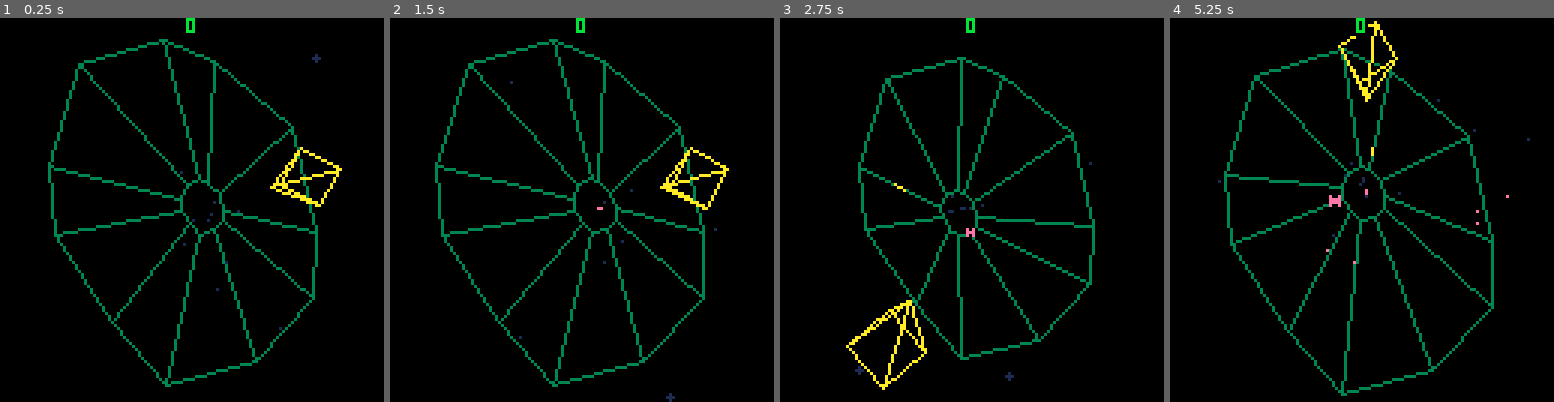
Above: before the commit, frames 1-4 (left to right).
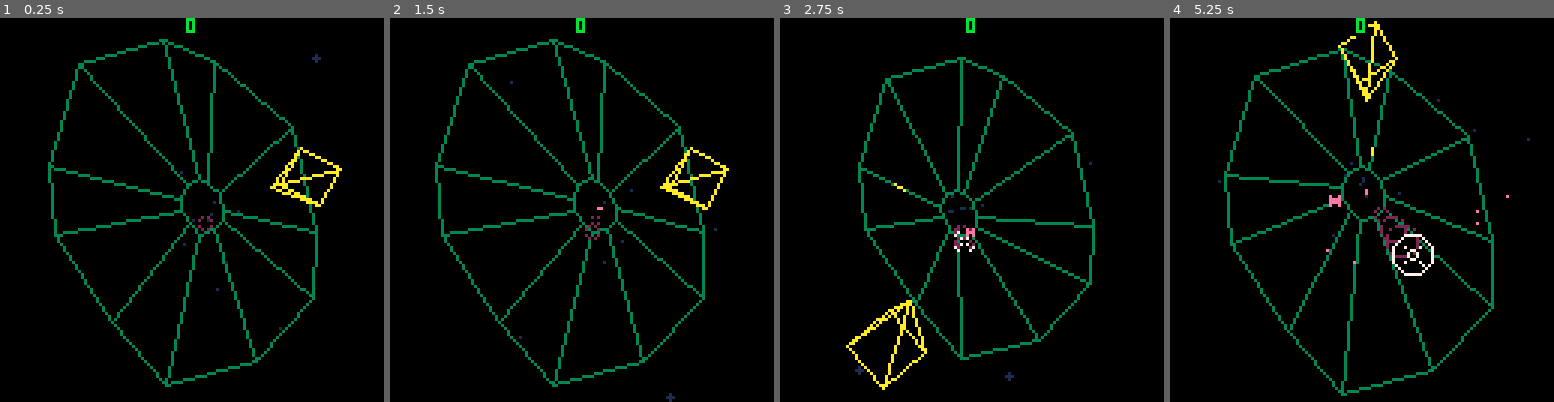
Above: after the commit, the same moments.

Repository: tesselode/web-pilot
Game: PICO-8 cartridge t1k.p8
Same seed, same stepped clock (60 frames per second), same inputs: the game is played once before the commit and once after it.
Inputs:
- Up to frame 1 (0.25 s): no input
- Up to frame 2 (1.5 s): tap X (X key) at 0.33, 1.07 s; tap O (Z key) at 0.7 s
- Up to frame 3 (2.75 s): hold Right 1.6-2.1 s; tap O (Z key) at 1.7, 2.1, 2.5 s; tap X (X key) at 1.85 s; hold Right from 2.47 s (still down)
- Up to frame 4 (5.25 s): tap O (Z key) every 0.4 s from 2.9 to 4.9 s; tap X (X key) at 2.97, 4.08, 5.2 s; release Right at 3.03 s; hold Left 3.08-3.58 s; hold Right 4.02-4.68 s; hold Left from 5.08 s (still down)

The runs differ from the first frame. In frame 1, less than 0.1% of the frame differs, in the area x 51-56%, y 51-56%; in frame 2, less than 0.1%; in frame 3, 0.2%; in frame 4, 0.6%, in the area x 53-69%, y 49-68%.

Commit message:
new enemy type?

Diff:
--- a/t1k.p8
+++ b/t1k.p8
@@ -227,10 +227,11 @@
 	circfill(x, y, r * z * z, col)
 end
 
-function class.p3d:sspr(sx, sy, sw, sh, x, y, z)
+function class.p3d:sspr(sx, sy, sw, sh, x, y, z, scale)
+	scale = scale or 1
 	x, y = self:to2d(x, y, z)
 	for i = 1, 4 do z *= z end
-	local w, h = sw * z, sh * z
+	local w, h = sw * z * scale, sh * z * scale
 	x -= w/2
 	y -= h/2
 	sspr(sx, sy, sw, sh, x, y, w, h)
@@ -492,13 +493,13 @@
 class.flipper.flip_speed = 1/30
 class.flipper.drag_speed = .00025
 
-function class.flipper:new(p3d, web, player, game_state, difficulty, small)
+function class.flipper:new(p3d, web, player, game_state, difficulty, small, position, z)
 	self.p3d = p3d
 	self.web = web
 	self.player = player
 	self.game_state = game_state
-	self.position = flr(rnd(#self.web.points)) + .5
-	self.z = .75
+	self.position = position or flr(rnd(#self.web.points)) + .5
+	self.z = z or .75
 	self.small = small
 	self.radius = small and 2 or 4
 	self.difficulty = difficulty
@@ -680,6 +681,63 @@
 	local r = atan2(x - 64, y - 64)
 	local color = self.flash_timer > 0 and 7 or self.color
 	model.thwomp:draw(p3d, self.x, self.y, self.z, r + .25, self.radius, self.radius, 1, color)
+end
+
+class.phantom = class.enemy:extend()
+
+class.phantom.radius = 24
+class.phantom.color = 7
+class.phantom.point_value = 20
+
+function class.phantom:new(web, entities)
+	self.web = web
+	self.entities = entities
+	self.uptime = 0
+	self.position = rnd(#self.web.points)
+	self.z = self.web.min_z - .25
+	self.h = 0
+	self.movement_speed = 1
+	self.spawn_timer = 30
+end
+
+function class.phantom:update()
+	self.uptime += 1
+	self.movement_speed += (1 - self.movement_speed) * .01
+	self.position += .01 * sin(self.uptime / 190) * self.movement_speed
+	self.h += .01 * cos(self.uptime / 170)
+	self.z += (.975 - self.z) * .01
+	self.z += .0002 * sin(self.uptime / 200)
+	if self.z > .98 then self.z = .98 end
+	if self.z > .96 then
+		self.spawn_timer -= 1
+		if self.spawn_timer <= 0 then
+			self.spawn_timer += 30
+			conversation:say('phantom spawned enemy', self.position, self.z)
+		end
+	end
+end
+
+function class.phantom:die()
+	self.dead = true
+	conversation:say('enemy killed', self)
+	freeze_frames += 4
+	screen_shake_frame += 4
+end
+
+function class.phantom:collide(other)
+	if other:is(class.player_bullet) then
+		self.movement_speed += 2 * sgn(self.movement_speed)
+		self.movement_speed *= -1
+		self.z -= .0075
+		if self.z < self.web.min_z then self:die() end
+	end
+end
+
+function class.phantom:draw(p3d)
+	p3d:sspr(40, 16, 16, 16, self.x, self.y, self.z + (self.web.min_z - self.z) * .99, 2)
+	p3d:sspr(40, 16, 16, 16, self.x, self.y, self.z + (self.web.min_z - self.z) * .5, 2)
+	p3d:sspr(40, 16, 16, 16, self.x, self.y, self.z + (self.web.min_z - self.z) * .25, 2)
+	p3d:sspr(40, 0, 16, 16, self.x, self.y, self.z, 2)
 end
 
 class.powerup = class.physical:extend()
@@ -859,6 +917,9 @@
 		conversation:listen('thwomp landed', function()
 			self.player:stun()
 			sfx(sound.thwomp_stomped, 2)
+		end),
+		conversation:listen('phantom spawned enemy', function(position, z)
+			add(self.entities, class.flipper(self.p3d, self.web, self.player, self, self.difficulty, rnd(1) > .5, position, z))
 		end)
 	}
 end
@@ -868,6 +929,7 @@
 	self:init_web()
 	self.entities = {}
 	self.player = add(self.entities, class.player(self.web, 1))
+	add(self.entities, class.phantom(self.web))
 	self:init_stars()
 	self.score = 0
 	self.zapper_online = false
Not shown, changed: 48 lines of the sprite sheet (__gfx__) section of t1k.p8
